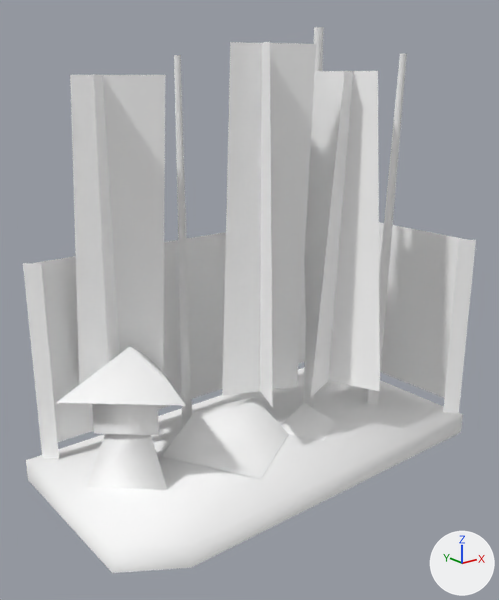
The glTF model public/3d/item/model__item__shop.ofs_3807_0/3807kg_sh1_30.gltf: old version first, new version second.
The view is the same before and after, from a 50 mm lens placed at (-1.88, -2.28, 1.7), pointed at (-0.07, -0.02, 0.8). Lighting does not change. The marker at lower right points along +X, +Y and +Z. The first picture is the older version.

Names of what the first picture shows: '3807kg_sh1_30'.
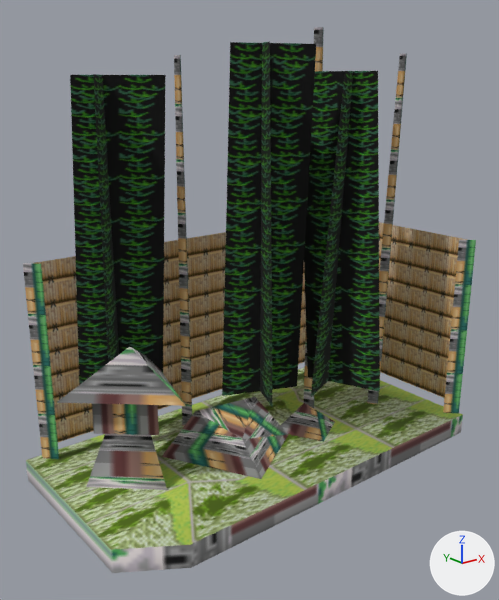
Boxes (x1, y1, x2, y2) around the edits, measured in the pictures (499 x 600 px):
'3807kg_sh1_30', surface changed (darker): (23, 27, 476, 573) in both

The change, as a list of edits to the scene's bpy script:
```text
Add img_sh1_30_1:
    img_sh1_30_1 = load_image('sh1_30_1', '_unpacked/sh1_30_1', 32, 32, 'sRGB')
Add img_sh1_30_0:
    img_sh1_30_0 = load_image('sh1_30_0', '_unpacked/sh1_30_0', 32, 32, 'sRGB')
Add img_sh1_30_2:
    img_sh1_30_2 = load_image('sh1_30_2', '_unpacked/sh1_30_2', 16, 64, 'sRGB')
Add img_sh1_30_3:
    img_sh1_30_3 = load_image('sh1_30_3', '_unpacked/sh1_30_3', 16, 64, 'sRGB')
Change mat_sh1_30_3:
    remove mat_sh1_30_3.base_color = (1.0, 1.0, 1.0)  # white #ffffff
    add mat_sh1_30_3.texture = img_sh1_30_3
Change mat_sh1_30_2:
    remove mat_sh1_30_2.base_color = (1.0, 1.0, 1.0)  # white #ffffff
    add mat_sh1_30_2.texture = img_sh1_30_2
Change mat_sh1_30_0:
    remove mat_sh1_30_0.base_color = (1.0, 1.0, 1.0)  # white #ffffff
    add mat_sh1_30_0.texture = img_sh1_30_0
Change mat_sh1_30_1:
    remove mat_sh1_30_1.base_color = (1.0, 1.0, 1.0)  # white #ffffff
    add mat_sh1_30_1.texture = img_sh1_30_1
```
